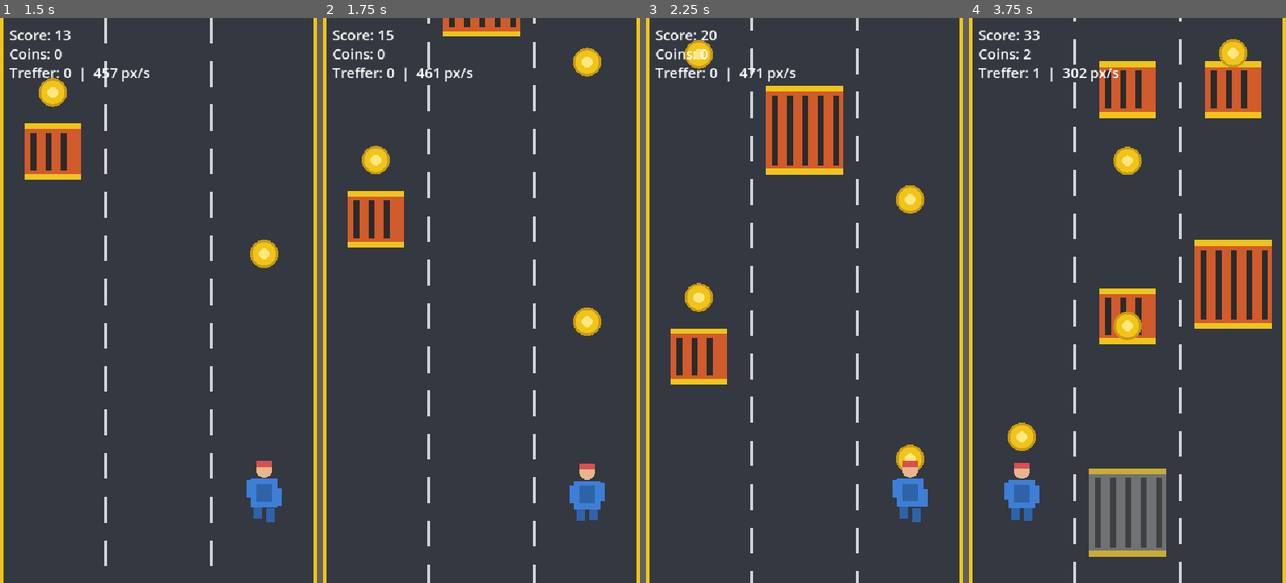
Above: before the commit, frames 1-4 (left to right).
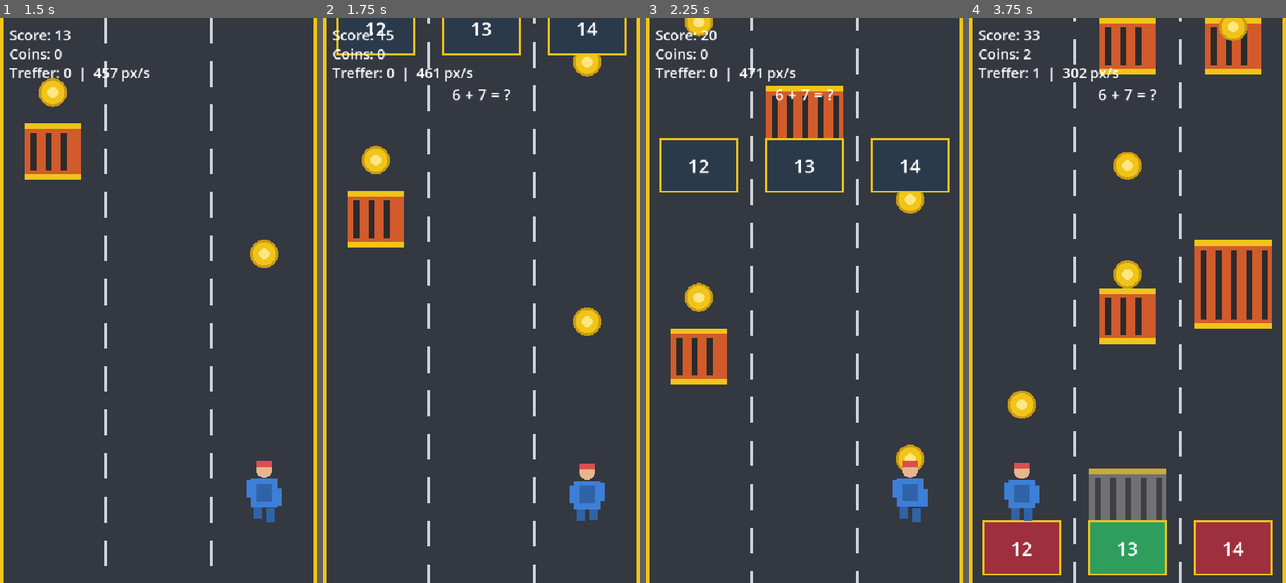
Above: after the commit, the same moments.

Repository: LauxThomas/AffectiveFlowAI_Engine
Game: Godot game, scene res://game/main.tscn
Same seed, same stepped clock (60 frames per second), same inputs: the game is played once before the commit and once after it.
Inputs (mouse positions are in pixels of both pictures, inside the frame that each line leads up to):
- Up to frame 1 (1.5 s): tap Enter at 0.5 s; move the mouse to (228, 272) at 0.52 s; hold D 0.53-1.25 s; click (228, 272) at 0.67 s; drag from (95, 328) to (263, 492) at 1.27 s
- Up to frame 2 (1.75 s): no input
- Up to frame 3 (2.25 s): move the mouse to (836, 176) at 2.02 s; hold D from 2.03 s (still down)
- Up to frame 4 (3.75 s): release D at 2.75 s; drag from (1111, 413) to (1022, 498) at 2.77 s; move the mouse to (1222, 385) at 3.52 s; hold A from 3.53 s (still down)

Frame 1 is identical in both runs. In frame 2, 1.6% of the frame differs, in the area x 4-96%, y 0-15%; in frame 3, 3.1%; in frame 4, 14%, in the area x 4-96%, y 0-99%.

Commit message:
Wire Math Tunnels answer-gates live into the runner
Adds AnswerToken (neutral until resolved - only the hint beacon may
reveal correctness upfront) and the GameSession autoload. main.gd spawns
answer-gates on their own distance accumulator, selecting a question at
the current adaptation difficulty tier, spanning all 3 lanes with no
free pass (a deliberate, commented divergence from the obstacle fairness
invariant). Correct/incorrect reports an ANSWER telemetry event with
time-to-answer; wrong answers are telemetry-only, not an additional
speed penalty, avoiding double-dipping with the existing HIT mechanic.
Verified end-to-end with logging temporarily forced on: captured 4
ANSWER outcomes correctly independent from HIT outcomes, with
state/load/params responding as designed, before reverting the test
hook - clean import/export.

Diff:
--- /dev/null
+++ b/game/answer_token.gd
@@ -0,0 +1,51 @@
+extends Area2D
+class_name AnswerToken
+
+signal resolved(correct: bool, question_id: String, question_start_usec: int)
+
+var body_width := 130.0
+var body_height := 90.0
+var answer_text: String = ""
+var is_correct: bool = false
+var _question_id: String = ""
+var _question_start_usec: int = 0
+var _resolved := false
+
+func setup(text: String, correct: bool, question_id: String, question_start_usec: int) -> void:
+	answer_text = text
+	is_correct = correct
+	_question_id = question_id
+	_question_start_usec = question_start_usec
+
+func _ready() -> void:
+	var shape := RectangleShape2D.new()
+	shape.size = Vector2(body_width, body_height)
+	var cs := $CollisionShape2D as CollisionShape2D
+	cs.shape = shape
+	area_entered.connect(_on_area_entered)
+	queue_redraw()
+
+func _on_area_entered(_a: Area2D) -> void:
+	if _resolved:
+		return   # jeden Token nur einmal zählen (same idiom as Obstacle._hit/Coin._taken)
+	_resolved = true
+	queue_redraw()
+	resolved.emit(is_correct, _question_id, _question_start_usec)
+
+# Deliberately neutral before resolution - revealing correctness up front
+# would defeat the point of the question. Only the separate hint beacon
+# (player.gd, driven by AdaptationParams.hint_level) is allowed to reveal
+# the correct lane, as an explicit scaffold.
+func _draw() -> void:
+	var w := body_width
+	var h := body_height
+	var bg := Color("2b3a4a")
+	if _resolved:
+		bg = Color("2f9e5c") if is_correct else Color("9e2f3d")
+	draw_rect(Rect2(-w * 0.5, -h * 0.5, w, h), bg)
+	draw_rect(Rect2(-w * 0.5, -h * 0.5, w, h), Color("f0c419"), false, 3.0)
+
+	var font := ThemeDB.fallback_font
+	var font_size := 32
+	var text_size: Vector2 = font.get_string_size(answer_text, HORIZONTAL_ALIGNMENT_CENTER, -1, font_size)
+	draw_string(font, Vector2(-text_size.x * 0.5, text_size.y * 0.3), answer_text, HORIZONTAL_ALIGNMENT_CENTER, -1, font_size, Color.WHITE)
--- /dev/null
+++ b/game/answer_token.tscn
@@ -0,0 +1,16 @@
+[gd_scene load_steps=3 format=3]
+
+[ext_resource type="Script" path="res://game/answer_token.gd" id="1"]
+
+[sub_resource type="RectangleShape2D" id="shape_answer"]
+size = Vector2(130, 90)
+
+[node name="AnswerToken" type="Area2D"]
+collision_layer = 0
+collision_mask = 1
+monitoring = true
+monitorable = false
+script = ExtResource("1")
+
+[node name="CollisionShape2D" type="CollisionShape2D" parent="."]
+shape = SubResource("shape_answer")
--- /dev/null
+++ b/game/game_session.gd
@@ -0,0 +1,13 @@
+# Autoload "GameSession" (see project.godot [autoload]). No class_name - same
+# collision rule as AffectiveEngine. Tiny bit of cross-scene state so the
+# Content Editor's Play-test button (C11) can hand a specific pack to the
+# runner without a scene-parameter-passing mechanism.
+extends Node
+
+var forced_pack_id: String = ""
+var active_pack_id: String = "math_basics"
+
+func consume_forced_pack() -> String:
+	var result: String = forced_pack_id
+	forced_pack_id = ""
+	return result
--- a/game/main.gd
+++ b/game/main.gd
@@ -9,9 +9,13 @@
 const MIN_SPEED   := 190.0    # Untergrenze -> stoppt nie
 const SCORE_RATE  := 0.02
 const DECISION_ZONE_Y := 300.0   # px lead distance above the player row
+const GATE_SPAWN_MIN_GAP := 900.0
+const GATE_SPAWN_MAX_GAP := 1500.0
+const GATE_CLEARANCE_PX := 260.0   # keep obstacles/coins out of a gate's footprint
 
 const OBSTACLE := preload("res://game/obstacle.tscn")
 const COIN     := preload("res://game/coin.tscn")
+const ANSWER_TOKEN := preload("res://game/answer_token.tscn")
 
 # Hindernis-Presets: Breite / Höhe (Breite < Lane-Breite!)
 const OB_PRESETS := [
@@ -28,16 +32,19 @@
 var coins := 0
 var _dist_ob := 340.0
 var _dist_coin := 220.0
+var _dist_gate := 700.0
 var _scroll := 0.0
 var _player_y := 0.0
 var _lanes: Array[float] = []
 var _open_zone: Node2D = null
 var _hint_free_lane: int = -1
+var _pack_items: Array = []
 
 @onready var player: Node2D = $Player
 @onready var score_label: Label = $UI/ScoreLabel
 @onready var coins_label: Label = $UI/CoinsLabel
 @onready var hits_label: Label = $UI/HitsLabel
+@onready var question_label: Label = $UI/QuestionLabel
 
 func _ready() -> void:
 	randomize()
@@ -50,7 +57,20 @@
 		player.setup(_lanes, 1)
 	if player.has_signal("lane_switched"):
 		player.lane_switched.connect(_on_player_lane_switched)
-	_update_ui()
+	_load_active_pack()
+	_update_ui()
+
+func _load_active_pack() -> void:
+	var forced_id: String = GameSession.consume_forced_pack()
+	if not forced_id.is_empty():
+		GameSession.active_pack_id = forced_id
+	var packs: Dictionary = ContentPackLoader.load_merged_packs()
+	var pack: Variant = packs.get(GameSession.active_pack_id, {})
+	if typeof(pack) != TYPE_DICTIONARY:
+		return
+	var items: Variant = (pack as Dictionary).get("items", [])
+	if typeof(items) == TYPE_ARRAY:
+		_pack_items = items as Array
 
 func _lane_x(i: int, w: float) -> float:
 	return w * (float(i) + 0.5) / float(LANE_COUNT)
@@ -90,6 +110,12 @@
 	if _dist_coin <= 0.0:
 		_spawn_coin()
 		_dist_coin = randf_range(150.0, 300.0)
+
+	# Math Tunnels Antwort-Gates
+	_dist_gate -= move
+	if _dist_gate <= 0.0:
+		_spawn_answer_gate(params.difficulty)
+		_dist_gate = randf_range(GATE_SPAWN_MIN_GAP, GATE_SPAWN_MAX_GAP)
 
 	if player.has_method("set_hint_lane"):
 		player.set_hint_lane(_hint_free_lane if params.hint_level > 0 else -1)
@@ -126,6 +152,57 @@
 	c.collected.connect(_on_coin_collected)
 	add_child(c)
 
+func _spawn_answer_gate(difficulty: int) -> void:
+	if _pack_items.is_empty():
+		return
+	var candidates: Array = _pack_items.filter(
+		func(item_variant: Variant) -> bool:
+			return typeof(item_variant) == TYPE_DICTIONARY and int((item_variant as Dictionary).get("difficulty", 0)) == difficulty
+	)
+	var pool: Array = candidates if not candidates.is_empty() else _pack_items
+	var item_variant: Variant = pool.pick_random()
+	if typeof(item_variant) != TYPE_DICTIONARY:
+		return
+	var item: Dictionary = item_variant as Dictionary
+	var answers: Variant = item.get("answers", [])
+	if typeof(answers) != TYPE_ARRAY or (answers as Array).size() != LANE_COUNT:
+		return
+	var answer_list: Array = answers as Array
+	var correct_index: int = int(item.get("correct_index", 0))
+	var question_id: String = String(item.get("question", ""))
+	var question_start_usec := Time.get_ticks_usec()
+
+	# Deliberate divergence from the obstacle fairness invariant: an
+	# answer-gate covers ALL lanes (every lane holds one token), so the
+	# player always answers something. Do not "fix" this into a free lane.
+	for lane in range(LANE_COUNT):
+		var token := ANSWER_TOKEN.instantiate() as AnswerToken
+		token.setup(String(answer_list[lane]), lane == correct_index, question_id, question_start_usec)
+		token.position = Vector2(_lanes[lane], -60.0)
+		token.add_to_group("scroll")
+		token.add_to_group("decision_zone")
+		token.resolved.connect(_on_answer_resolved.bind(token))
+		add_child(token)
+
+	question_label.text = question_id
+	_hint_free_lane = correct_index   # reuses the existing hint beacon mechanism
+	# keep obstacles/coins out of this gate's immediate footprint
+	_dist_ob = maxf(_dist_ob, GATE_CLEARANCE_PX)
+	_dist_coin = maxf(_dist_coin, GATE_CLEARANCE_PX)
+
+func _on_answer_resolved(correct: bool, question_id: String, question_start_usec: int, token: AnswerToken) -> void:
+	_close_zone(token)
+	var time_to_answer_ms: float = float(Time.get_ticks_usec() - question_start_usec) / 1000.0
+	AffectiveEngine.report_event(AffectiveTypes.EventType.ANSWER, {
+		"question_id": question_id,
+		"correct": correct,
+		"time_to_answer_ms": time_to_answer_ms,
+	})
+	# Wrong answers are a telemetry-only error signal - they do NOT also
+	# trigger HIT_FACTOR's speed penalty (avoids double-dipping between two
+	# separate error mechanics; scaffolding comes purely through the
+	# AdaptationEngine reacting to the resulting OVERWHELM-leaning state).
+
 func _on_obstacle_hit(ob: Obstacle) -> void:
 	_close_zone(ob)
 	AffectiveEngine.report_event(AffectiveTypes.EventType.HIT, {})
--- a/game/main.tscn
+++ b/game/main.tscn
@@ -33,6 +33,15 @@
 theme_override_font_sizes/font_size = 24
 text = "Treffer: 0"
 
+[node name="QuestionLabel" type="Label" parent="UI"]
+offset_left = 16.0
+offset_top = 112.0
+offset_right = 524.0
+offset_bottom = 148.0
+theme_override_font_sizes/font_size = 26
+horizontal_alignment = 1
+text = ""
+
 [node name="Player" parent="." instance=ExtResource("2")]
 z_index = 10
 position = Vector2(270, 810)
--- a/project.godot
+++ b/project.godot
@@ -15,6 +15,7 @@
 [autoload]
 
 AffectiveEngine="*res://affective/affective_engine.gd"
+GameSession="*res://game/game_session.gd"
 
 [application]
 
Not shown, added: game/answer_token.gd.uid
Not shown, added: game/game_session.gd.uid
Not shown, changed: docs/MVP_SPEC.md
